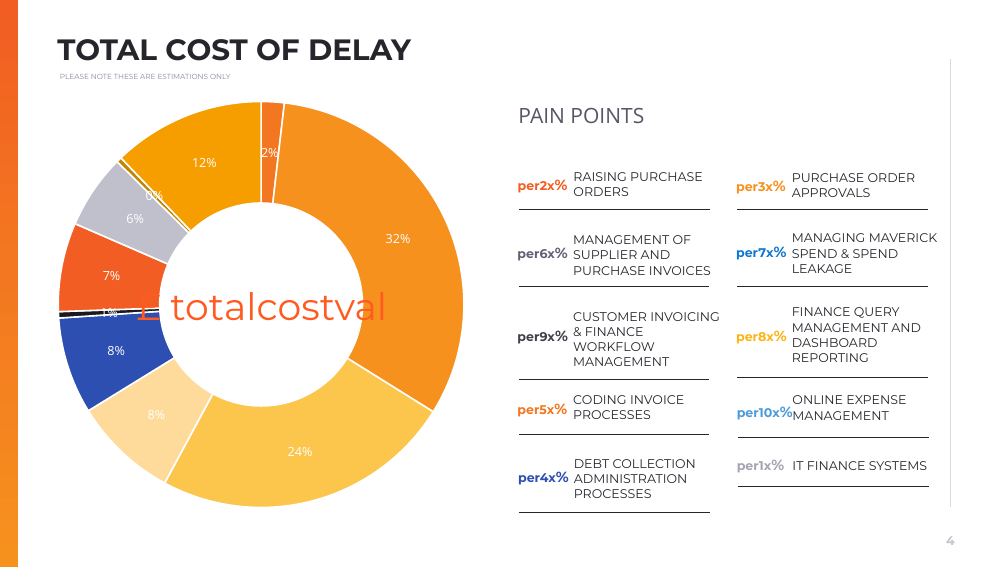
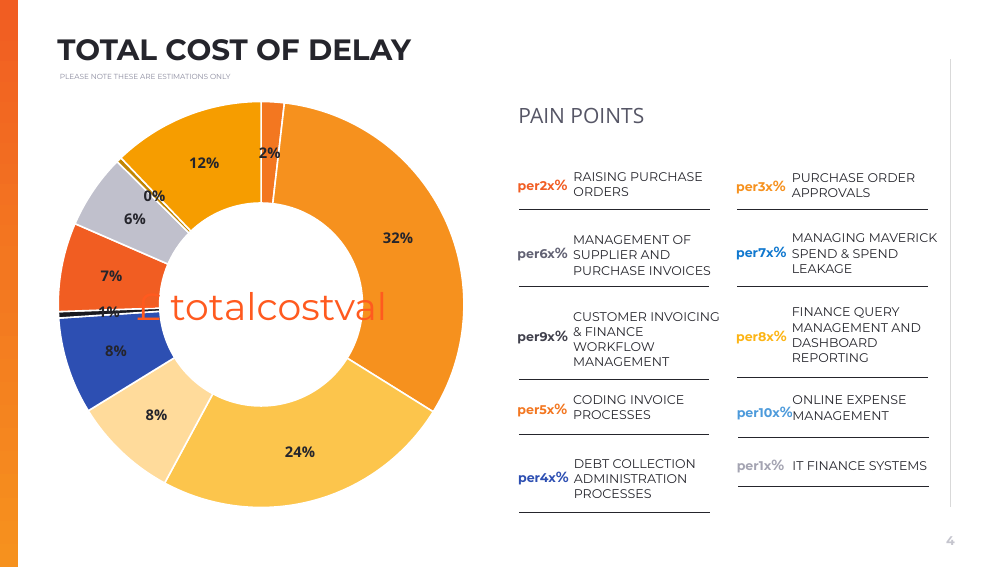
Before and after one commit to muratozdemirpiblo/ppt-api, a slide deck: slide 4 of sales.pptx. Drawn at 1008x567 pixels with LibreOffice and Linux fonts; fonts in the diff are those of the drawing; background and template pictures are left out. Boxes give left, top, right and bottom in pixels: in the first picture for what was removed or moved away, otherwise in the second. Text is boxed around its words. In the diff, an @@ line names an element or a change of style, - is before the commit and + after.

```diff
--- a/sales.pptx
+++ b/sales.pptx
@@ doughnut chart at (57,72,472,530) @@
@@ data labels of Series 1 changed @@
```
Also in this commit, not shown: 3 other slides changed, 3 other files.
